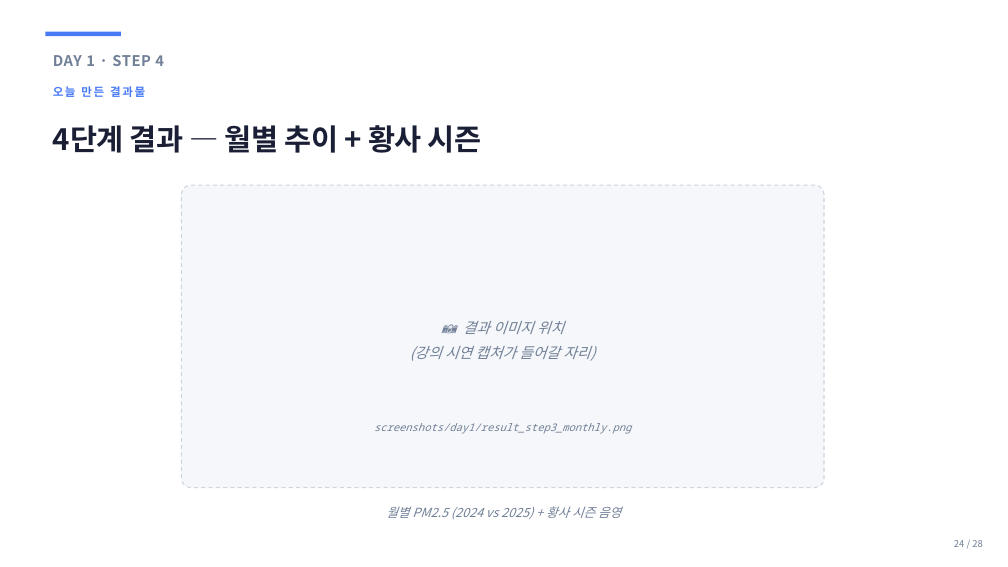
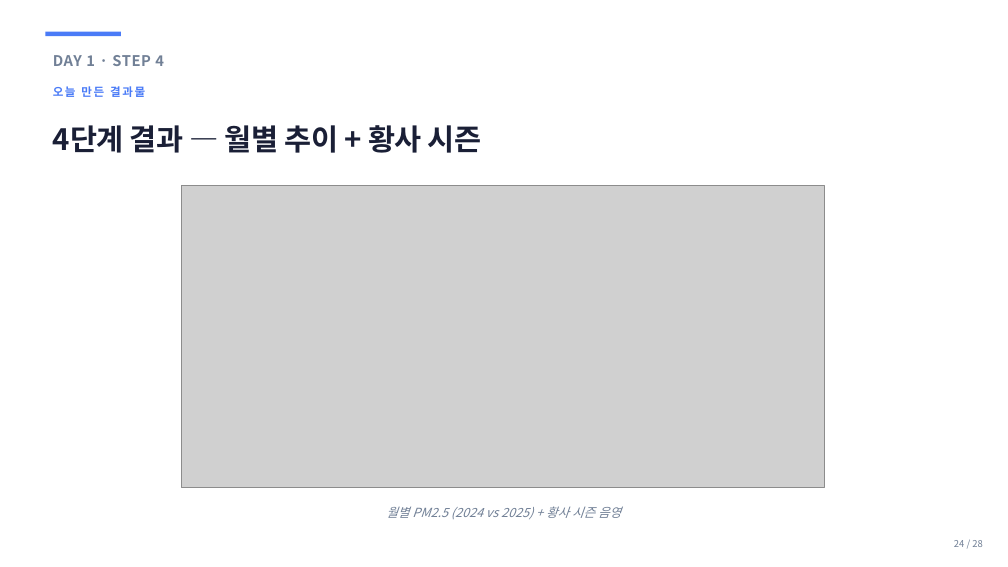
Before and after one commit to sujinpark-datapopcorn/inflearn_ccd_challenge, a slide deck: slide 24 of ppt/b2g_day1_setup.pptx. Drawn at 1008x567 pixels with LibreOffice and Linux fonts; fonts in the diff are those of the drawing; grey boxes stand for pictures. Boxes give left, top, right and bottom in pixels: in the first picture for what was removed or moved away, otherwise in the second. Text is boxed around its words. In the diff, an @@ line names an element or a change of style, - is before the commit and + after.

```diff
--- a/ppt/b2g_day1_setup.pptx
+++ b/ppt/b2g_day1_setup.pptx
@@ rounded rectangle removed at (x1=181, y1=185, x2=824, y2=488) @@
@@ picture added at (x1=181, y1=185, x2=824, y2=488) @@
@@ text removed at (x1=410, y1=321, x2=595, y2=361) @@
-📷 결과 이미지 위치
-(강의 시연 캡처가 들어갈 자리)
@@ text removed at (x1=374, y1=423, x2=631, y2=434) @@
-screenshots/day1/result_step3_monthly.png
```
Also in this commit, not shown: 13 other slides changed, 2 slides added, 2 slides removed, 8 other files.
